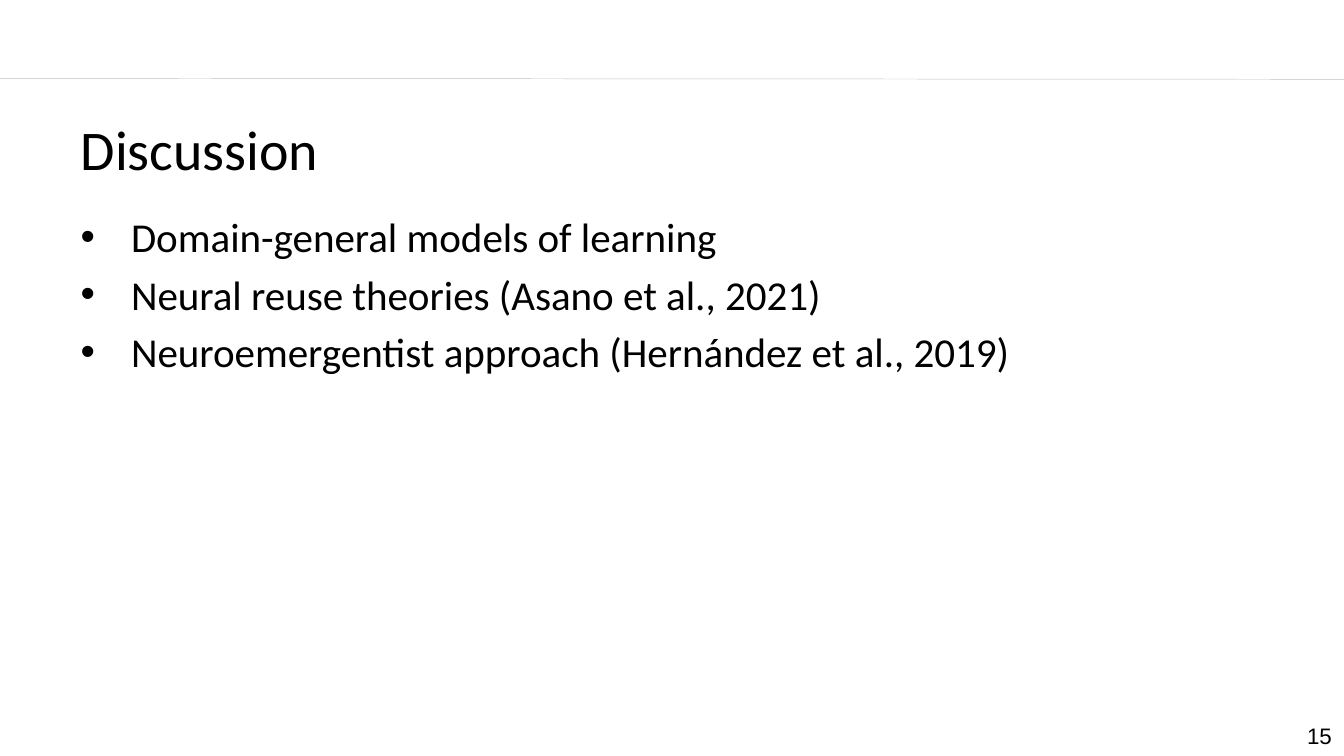
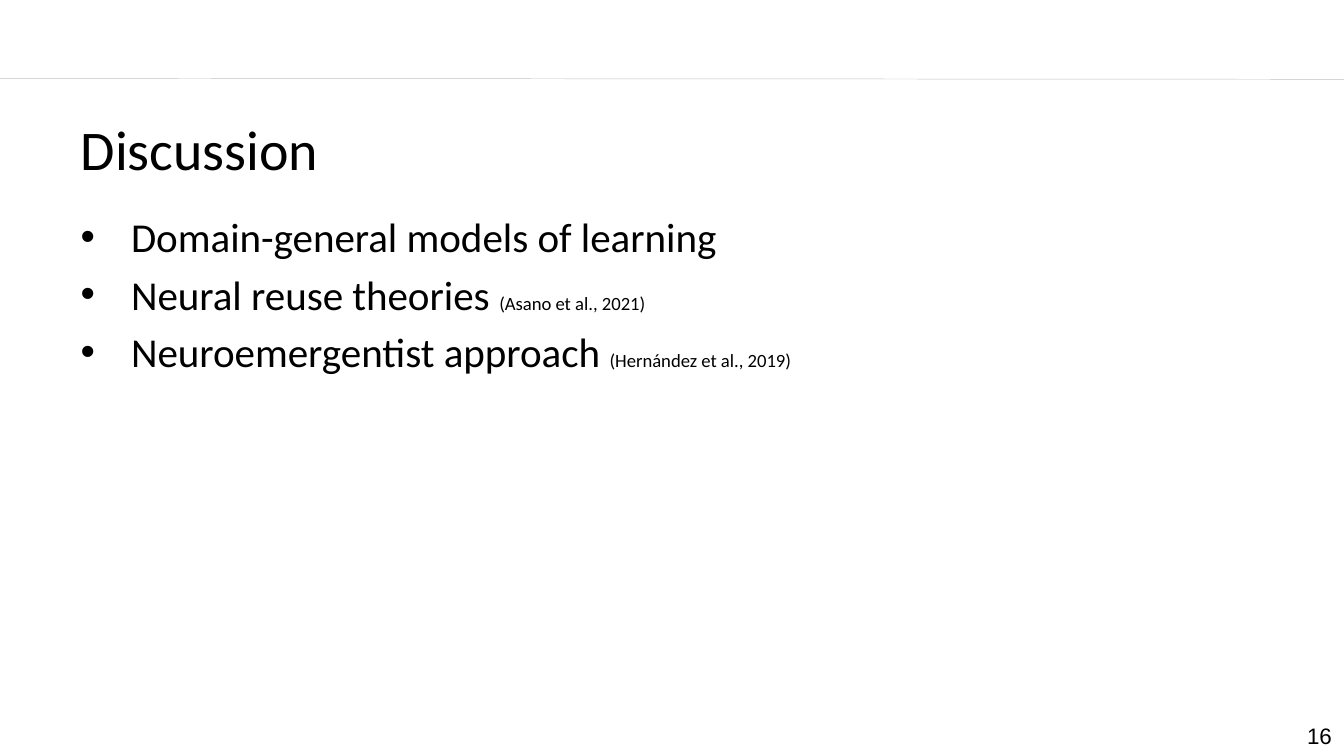
Before and after one commit to laurafdeza/Dissertation, a slide deck: slide 16 of ru_defense_slides.pptx (slide 15 before the commit). Drawn at 1344x756 pixels with LibreOffice and Linux fonts; fonts in the diff are those of the drawing; background and template pictures are left out. Boxes give left, top, right and bottom in pixels: in the first picture for what was removed or moved away, otherwise in the second. Text is boxed around its words. In the diff, an @@ line names an element or a change of style, - is before the commit and + after.

```diff
--- a/ru_defense_slides.pptx
+++ b/ru_defense_slides.pptx
@@ text at bbox=[131, 281, 791, 374]: size 22 to 10 pt in "(Asano et al., 2021)", "(Hernández et al., 2019)" @@
@@ text at bbox=[1307, 728, 1332, 745]: text changed @@
-15
+16
```
Also in this commit, not shown: 8 other slides changed, 1 slide added, 1 other file.
